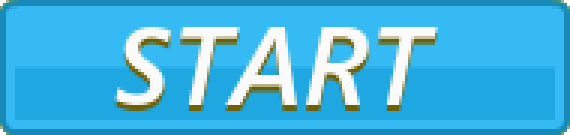
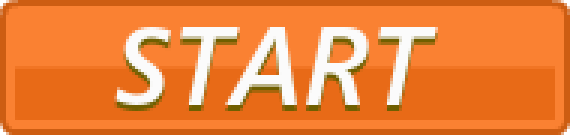
Layer changes from the first 570×135 image to the second:
hid "blue_button01.png" over <box>0,0,570,135</box>
hid "green_button01.png", painted on it over <box>0,0,570,135</box>
hid "yellow_button01.png", painted on it over <box>0,0,570,135</box>
